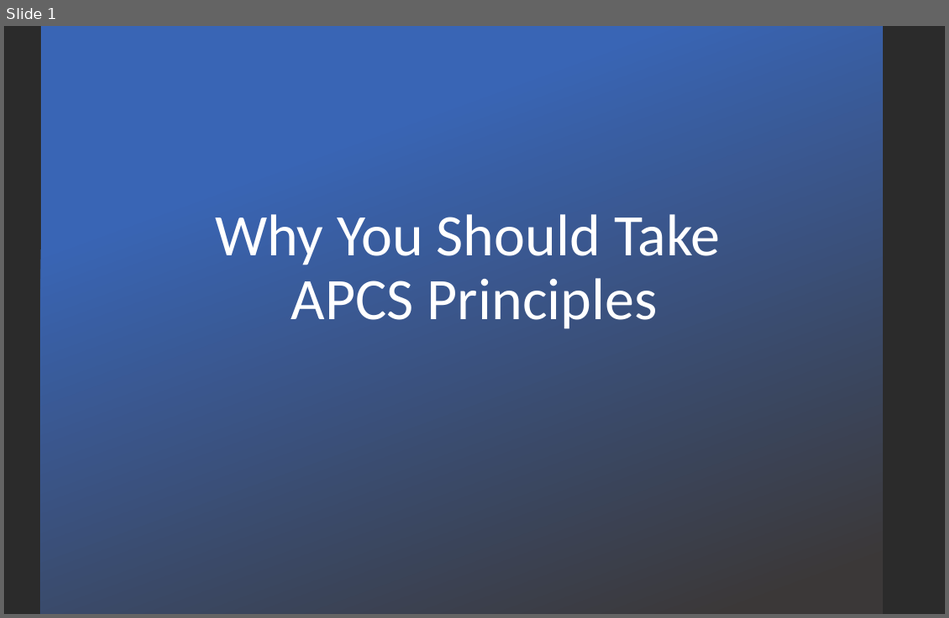
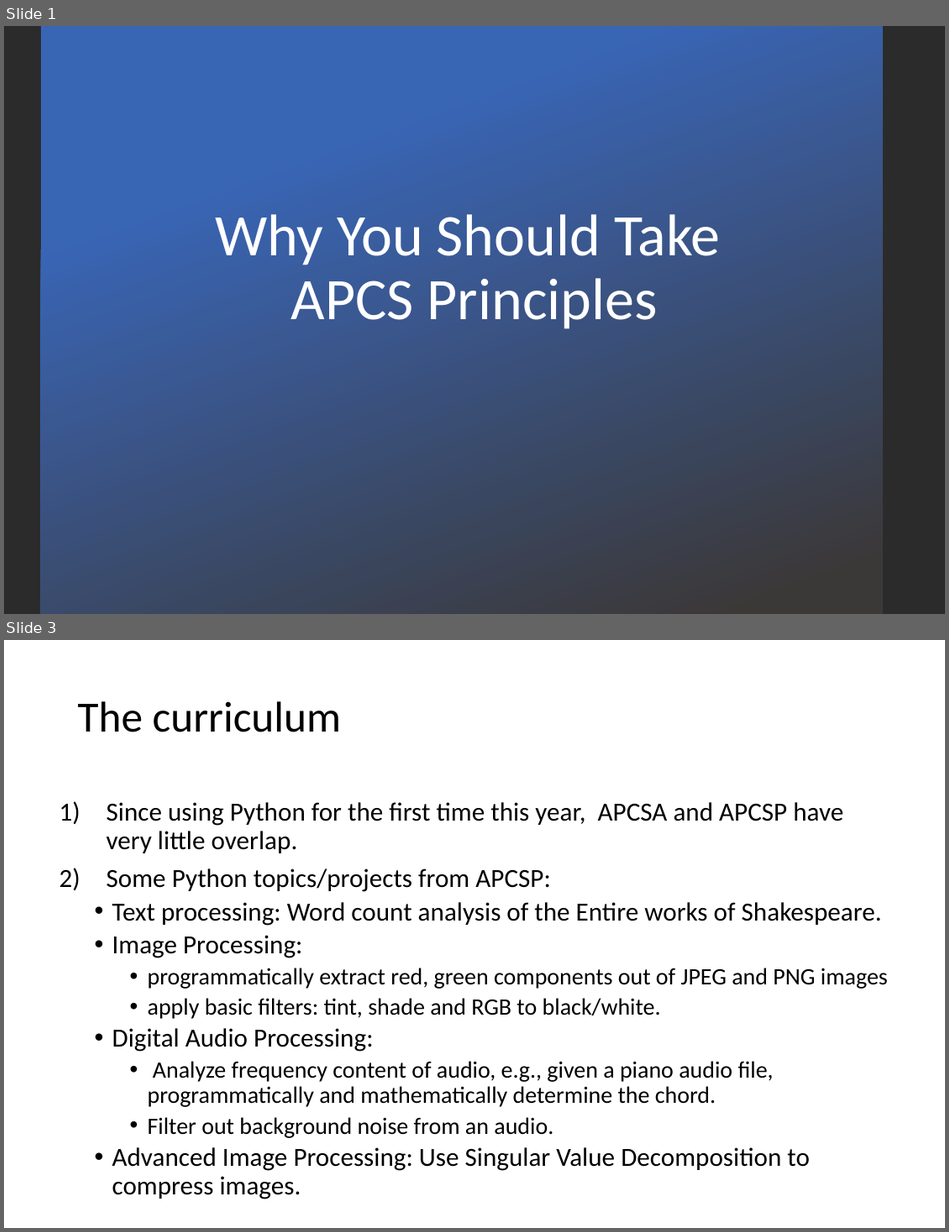
Before and after one commit to LongBaoNguyen/longbaonguyen.github.io, a slide deck: courses/apcsp/apcspwhy.pptx. Shown one above the other, each under a label of ours: slide 1 before the commit, slides 1 and 3 after it; the slides between them are not shown. The pictures are 949x618 and 949x1232 pixels, drawn with LibreOffice and Linux fonts; fonts in the diff are those of the drawing; background and template pictures are left out; a plain dark background stands for a picture behind light text. Boxes give left, top, right and bottom in pixels: in the first picture for what was removed or moved away, otherwise in the second. Text is boxed around its words. In the diff, an @@ line names an element or a change of style, - is before the commit and + after.

```diff
--- a/courses/apcsp/apcspwhy.pptx
+++ b/courses/apcsp/apcspwhy.pptx
@@ slide 3 added at [4,640,945,1228], background picture (left out) @@
@@ title added at [78,701,341,732], 33 pt, text #000000 @@
+The curriculum
@@ text added at [106,802,888,1199], 20 pt, text #000000 @@
+1) Since using Python for the first time this year, APCSA and APCSP have very little overlap.
+2) Some Python topics/projects from APCSP:
+  • Text processing: Word count analysis of the Entire works of Shakespeare.
+  • Image Processing:
+    • programmatically extract red, green components out of JPEG and PNG images
+    • apply basic filters: tint, shade and RGB to black/white.
+  • Digital Audio Processing:
+    • Analyze frequency content of audio, e.g., given a piano audio file, programmatically and mathematically determine the chord.
+    • Filter out background noise from an audio.
+  • Advanced Image Processing: Use Singular Value Decomposition to compress images.
```
Also in this commit, not shown: 1 slide changed, 2 other slides added, 10 other files.
